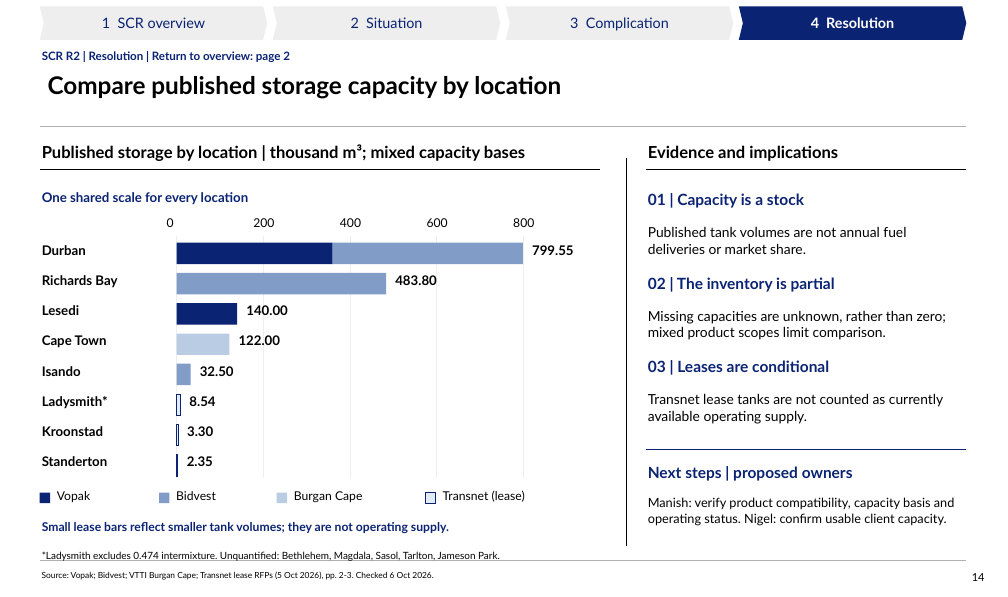
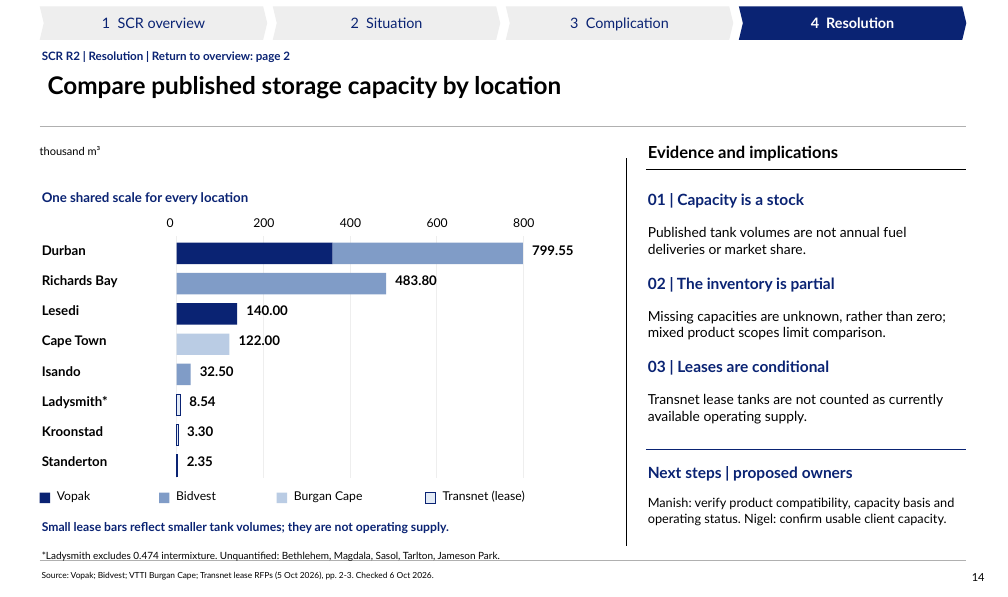
Before and after one commit to Africa-International-Advisors/liquid_fuels_model, a slide deck: slide 14 of pptx/output/delivered/Vopak_Week1_Analytical_Pack_2026_10_06.pptx. Drawn at 1008x597 pixels with LibreOffice and Linux fonts; fonts in the diff are those of the drawing; background and template pictures are left out. Boxes give left, top, right and bottom in pixels: in the first picture for what was removed or moved away, otherwise in the second. Text is boxed around its words. In the diff, an @@ line names an element or a change of style, - is before the commit and + after.

```diff
--- a/pptx/output/delivered/Vopak_Week1_Analytical_Pack_2026_10_06.pptx
+++ b/pptx/output/delivered/Vopak_Week1_Analytical_Pack_2026_10_06.pptx
@@ text added at (x1=40, y1=146, x2=101, y2=155), 10 pt, text #000000 @@
+thousand m³
@@ text removed at (x1=42, y1=144, x2=525, y2=161) @@
-Published storage by location | thousand m³; mixed capacity bases
@@ line removed from (40, 169) to (601, 169) @@
```
Also in this commit, not shown: 13 other slides changed, 7 other files.
